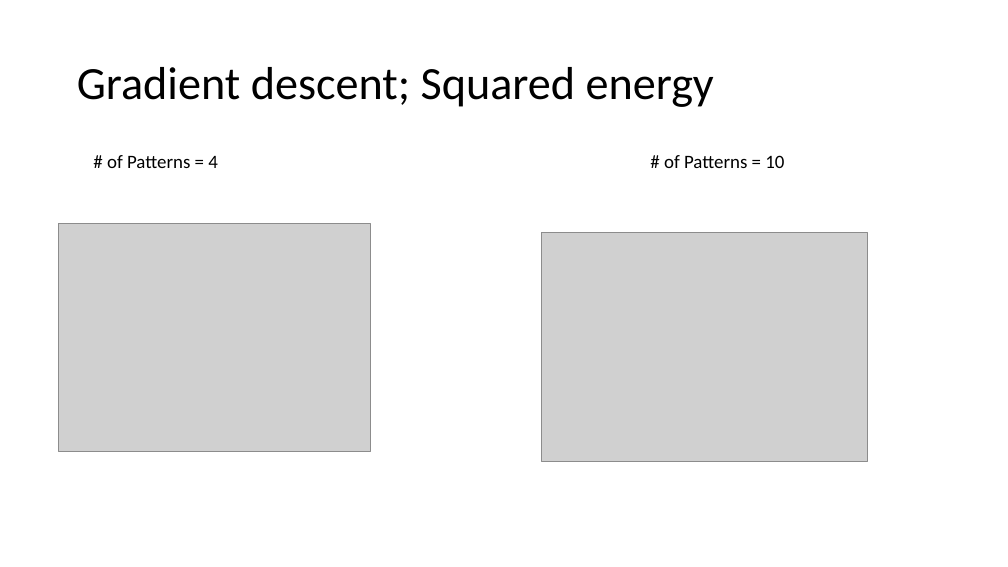
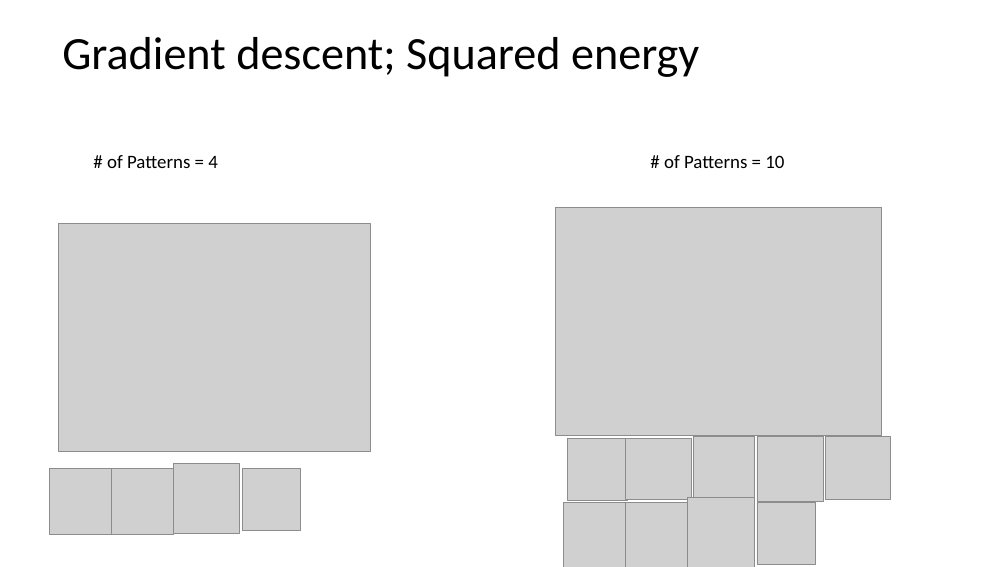
Before and after one commit to AhmadSJ/Course-Assignments, a slide deck: slide 6 of Presentation1.pptx. Drawn at 1008x567 pixels with LibreOffice and Linux fonts; fonts in the diff are those of the drawing; grey boxes stand for pictures. Boxes give left, top, right and bottom in pixels: in the first picture for what was removed or moved away, otherwise in the second. Text is boxed around its words. In the diff, an @@ line names an element or a change of style, - is before the commit and + after.

```diff
--- a/Presentation1.pptx
+++ b/Presentation1.pptx
@@ title "Gradient descent; Squared energy": place and size @@
-title "Gradient descent; Squared energy" at [77, 67, 714, 107]
+title "Gradient descent; Squared energy" at [62, 37, 699, 77]
@@ picture: place and size @@
-picture at [541, 233, 867, 461]
+picture at [556, 207, 882, 436]
@@ picture added at [568, 439, 628, 501] @@
@@ picture added at [625, 439, 691, 501] @@
@@ picture added at [693, 437, 755, 502] @@
@@ picture added at [757, 437, 823, 502] @@
@@ picture added at [826, 436, 890, 500] @@
@@ picture added at [49, 468, 114, 534] @@
@@ picture added at [111, 469, 173, 535] @@
@@ picture added at [173, 464, 240, 534] @@
@@ picture added at [243, 469, 301, 531] @@
@@ picture added at [563, 502, 628, 567] @@
@@ picture added at [626, 503, 688, 567] @@
@@ picture added at [687, 498, 754, 567] @@
@@ picture added at [757, 503, 815, 565] @@
```
Also in this commit, not shown: 1 other slide changed, 1 other file.
